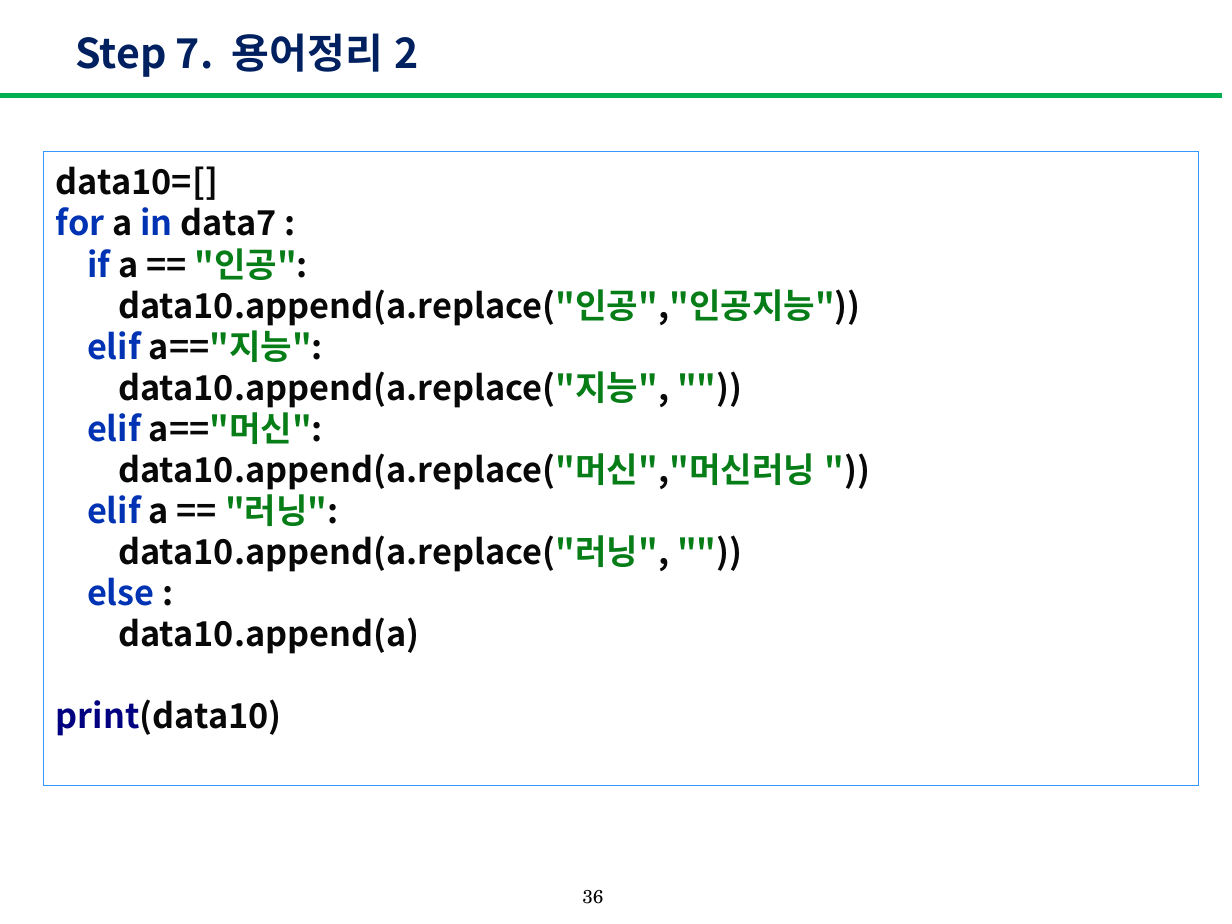
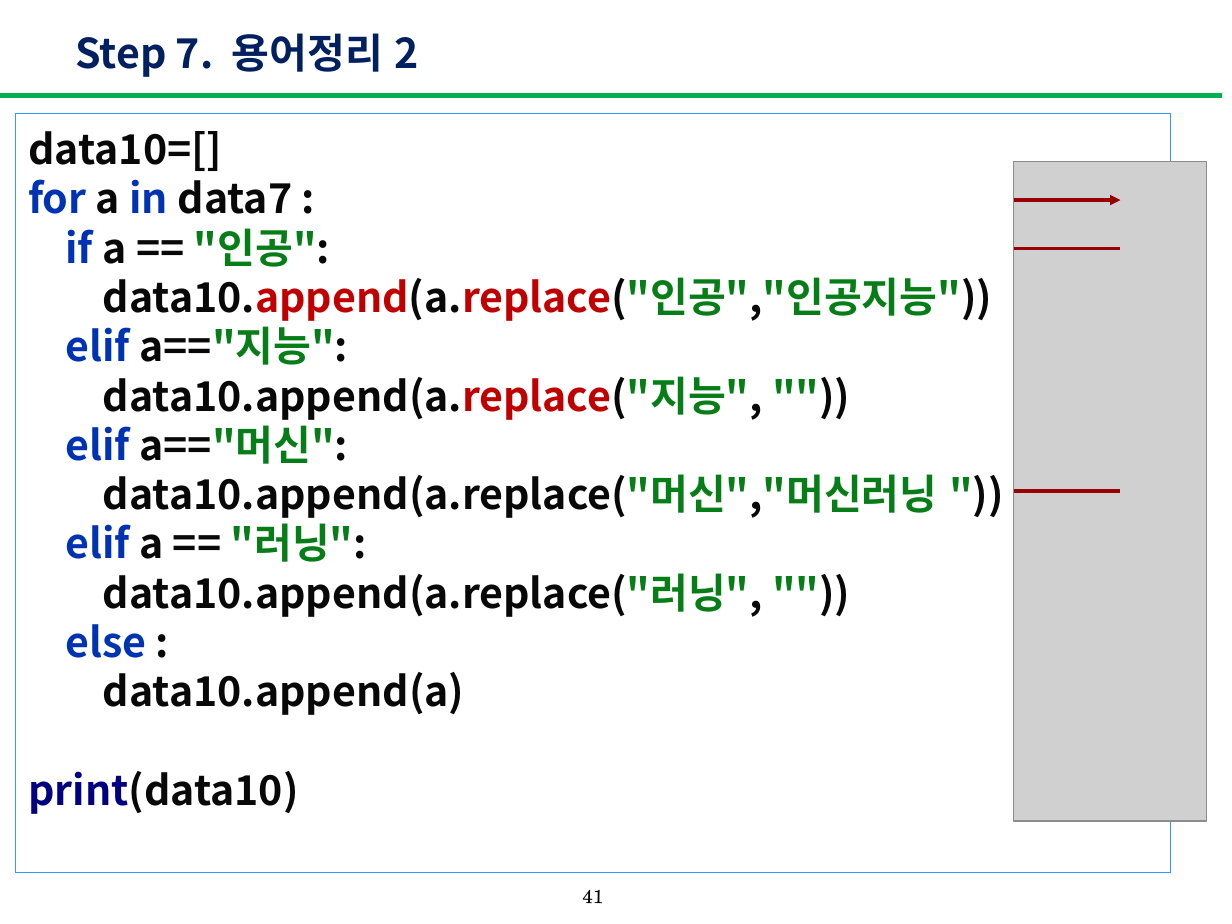
Before and after one commit to yoon-hyosun/PA, a slide deck: slide 41 of 한국어분석과워드클라우드_4.pptx (slide 36 before the commit). Drawn at 1232x924 pixels with LibreOffice and Linux fonts; fonts in the diff are those of the drawing; grey boxes stand for pictures. Boxes give left, top, right and bottom in pixels: in the first picture for what was removed or moved away, otherwise in the second. Text is boxed around its words. In the diff, an @@ line names an element or a change of style, - is before the commit and + after.

```diff
--- a/한국어분석과워드클라우드_4.pptx
+++ b/한국어분석과워드클라우드_4.pptx
@@ rectangle "data10=[] for a in data7 ...": place and size @@
-rectangle "data10=[] for a in data7 ..." at (43,152,1198,786)
+rectangle "data10=[] for a in data7 ..." at (16,113,1170,872)
@@ rectangle "data10=[] for a in data7 ..." at (16,113,1170,872): size 20 to 24 pt; text colour #080808 to #C00000 in "data10.append(a.replace("인공","인공지능")) data10.append(a.replac ..." @@
@@ picture added at (1014,161,1206,821) @@
@@ arrow added from (1014, 200) to (1120, 200), #990000 2 pt @@
@@ line added from (1014, 249) to (1120, 249), #990000 2 pt @@
@@ line added from (1014, 492) to (1120, 492), #990000 2 pt @@
@@ page number at (582,890,603,903): text changed @@
-36
+41
```
Also in this commit, not shown: 31 other slides changed, 8 slides added, 2 slides removed.
